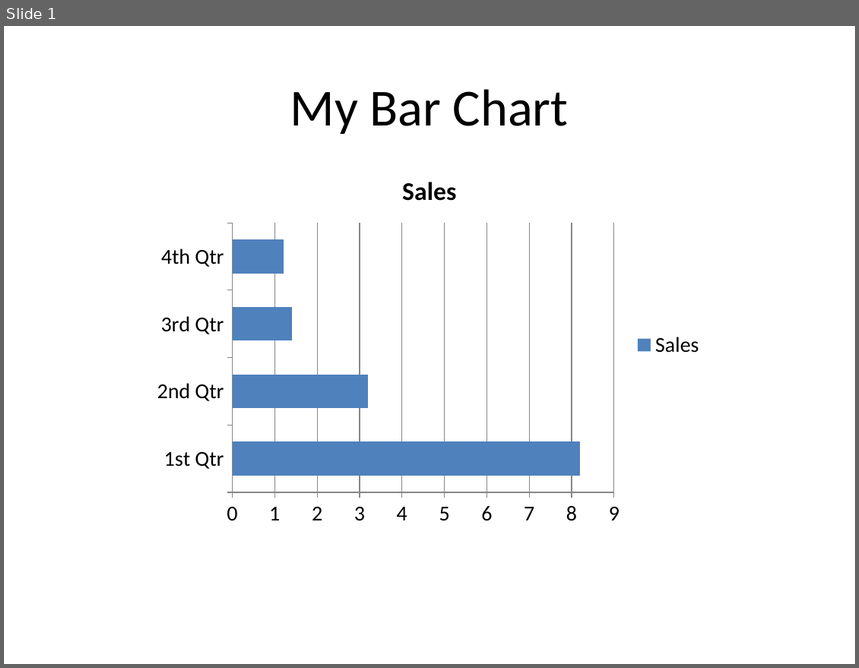
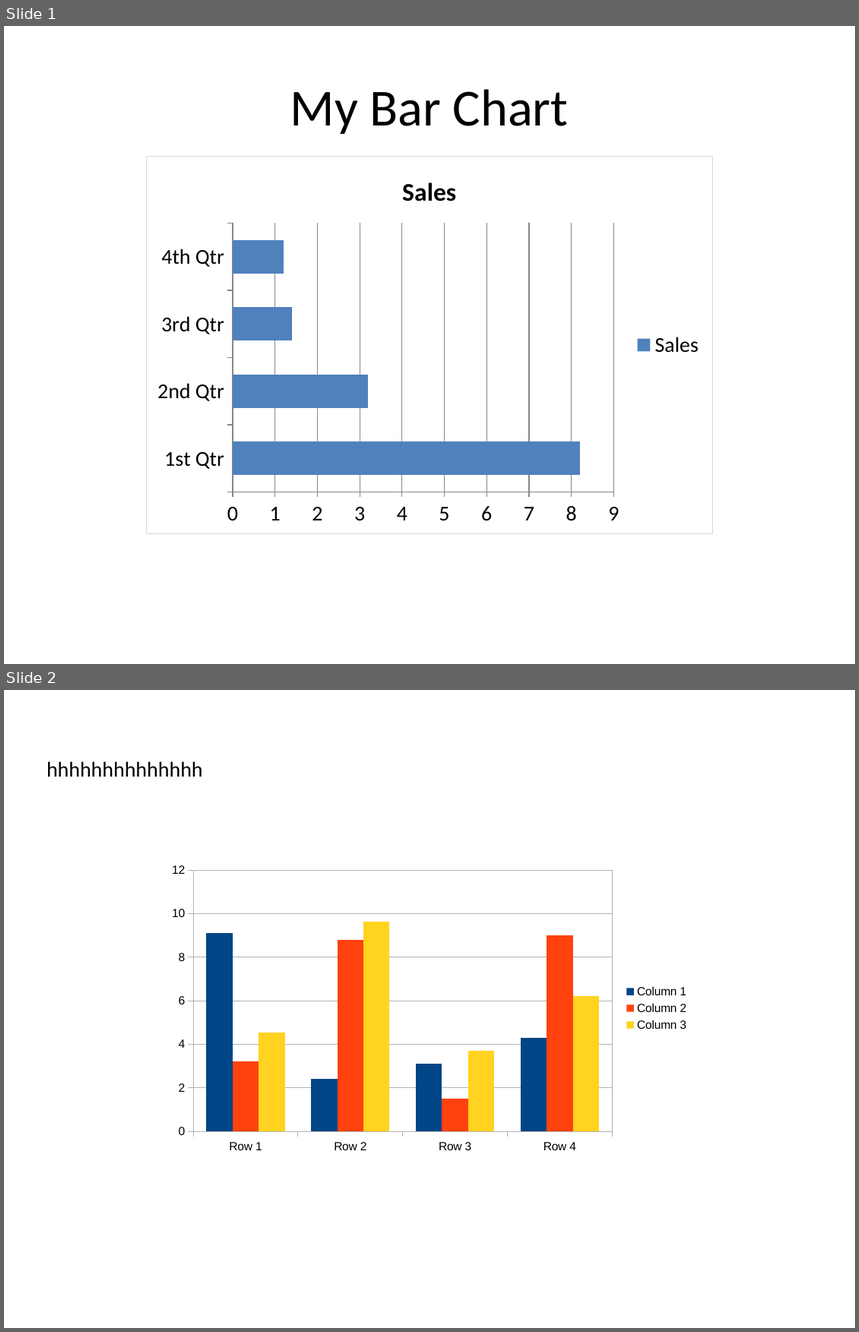
Before and after one commit to hintonandrew510/wizardfrontend, a slide deck: mavenprojectSCR/src/main/resources/bar-chart-template.pptx. Shown one above the other, each under a label of ours: slide 1 before the commit, slides 1 and 2 after it. The pictures are 859x668 and 859x1332 pixels, drawn with LibreOffice and Linux fonts; fonts in the diff are those of the drawing. Boxes give left, top, right and bottom in pixels: in the first picture for what was removed or moved away, otherwise in the second. Text is boxed around its words. In the diff, an @@ line names an element or a change of style, - is before the commit and + after.

```diff
--- a/mavenprojectSCR/src/main/resources/bar-chart-template.pptx
+++ b/mavenprojectSCR/src/main/resources/bar-chart-template.pptx
@@ slide 2 added at (4, 690, 855, 1328), background #FFFFFF @@
@@ title added at (47, 761, 203, 777), 18 pt, text #000000 @@
+hhhhhhhhhhhhhh
@@ column chart added at (161, 858, 698, 1159) @@
+categories: Row 1, Row 2, Row 3, Row 4
+Column 1: 9.1, 2.4, 3.1, 4.3
+Column 2: 3.2, 8.8, 1.5, 9
+Column 3: 4.5, 9.7, 3.7, 6.2
@@ slide 1 changed as well @@
@@ bar chart at (146, 156, 714, 534) @@
@@ legend changed @@
@@ category axis changed @@
@@ value axis changed @@
@@ border changed @@
@@ lettering changed @@
```
Also in this commit, not shown: 41 other files.
